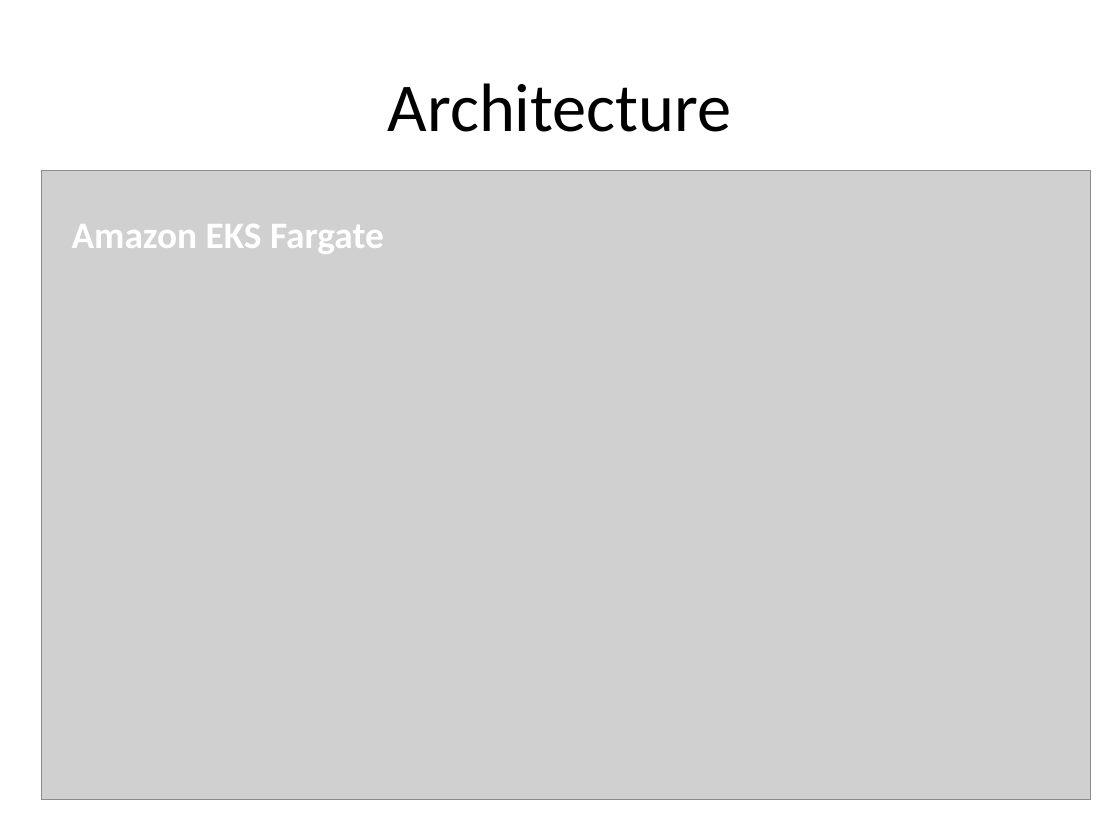
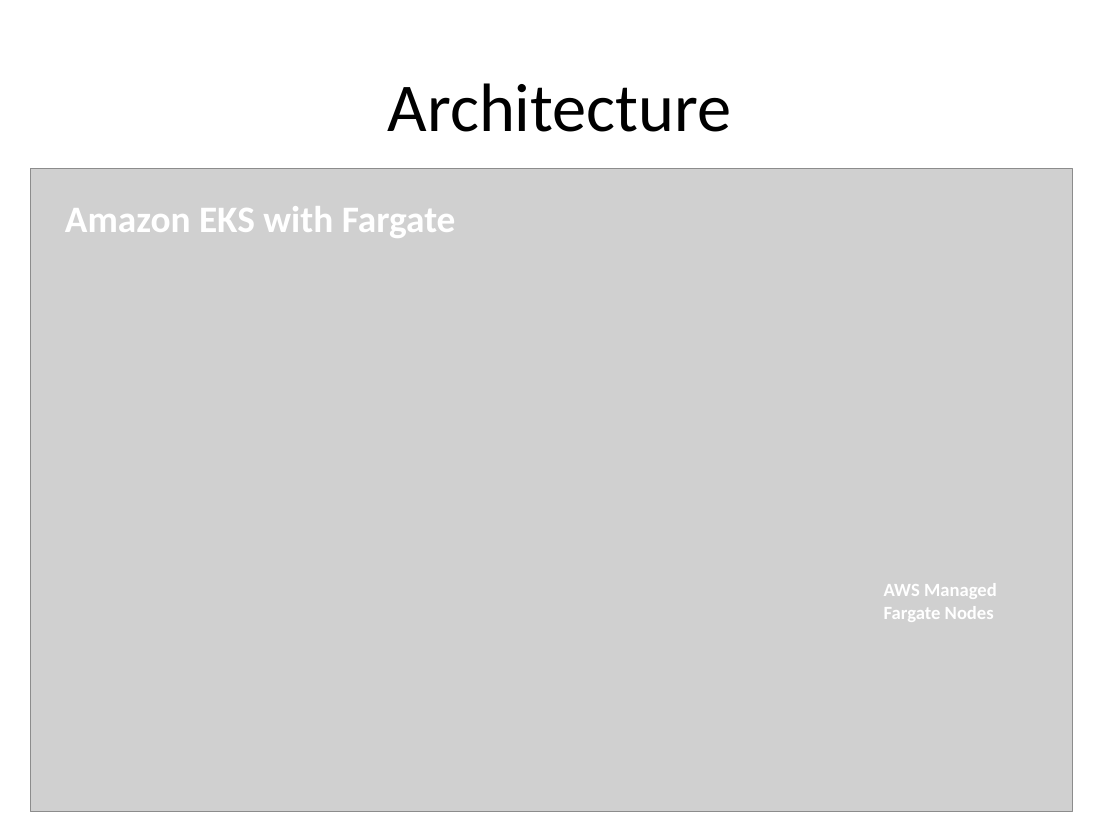
Before and after one commit to kskalvar/aws-eks-cluster-fargate-quickstart, a slide deck: slide 6 of slides/AWS-EKS-Cluster-Fargate-Quickstart.pptx. Drawn at 1120x840 pixels with LibreOffice and Linux fonts; fonts in the diff are those of the drawing; grey boxes stand for pictures; background and template pictures are left out. Boxes give left, top, right and bottom in pixels: in the first picture for what was removed or moved away, otherwise in the second. Text is boxed around its words. In the diff, an @@ line names an element or a change of style, - is before the commit and + after.

```diff
--- a/slides/AWS-EKS-Cluster-Fargate-Quickstart.pptx
+++ b/slides/AWS-EKS-Cluster-Fargate-Quickstart.pptx
@@ picture: place and size @@
-picture at [41, 170, 1091, 800]
+picture at [30, 169, 1072, 812]
@@ text at [65, 206, 456, 238]: text changed @@
-Amazon EKS Fargate
+Amazon EKS with Fargate
@@ text added at [884, 583, 997, 622], 12 pt, text #FFFFFF, bold @@
+AWS Managed Fargate Nodes
```
Also in this commit, not shown: 5 other slides changed, 1 slide added.
